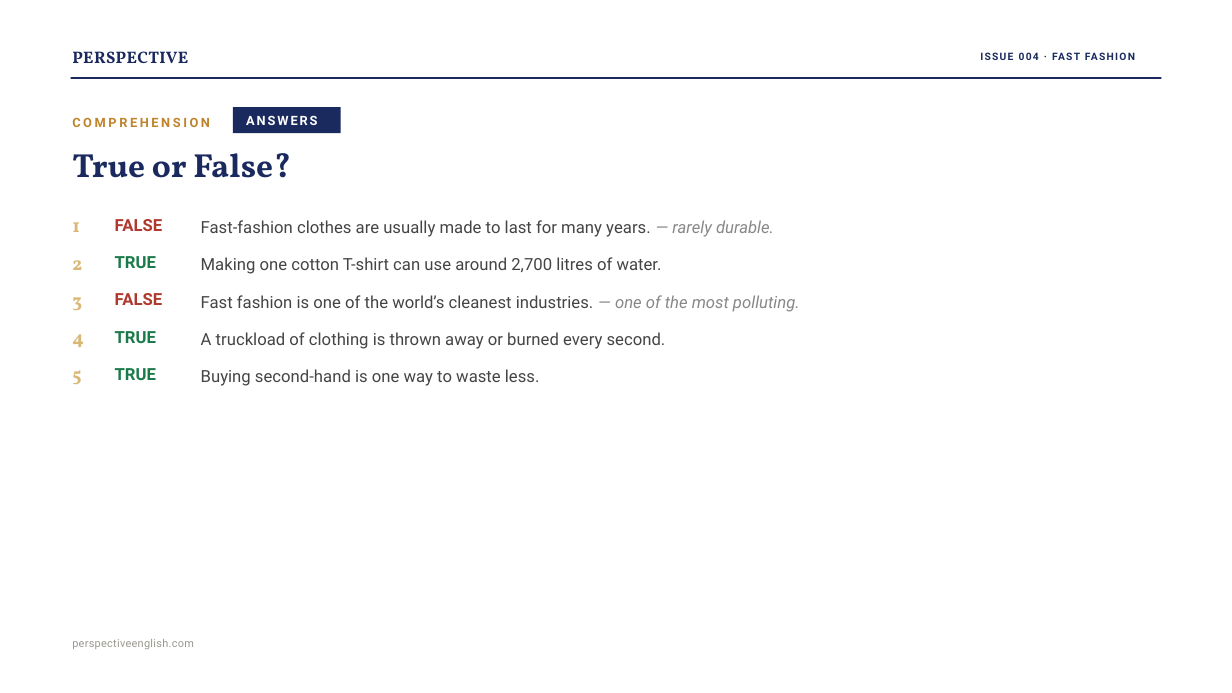
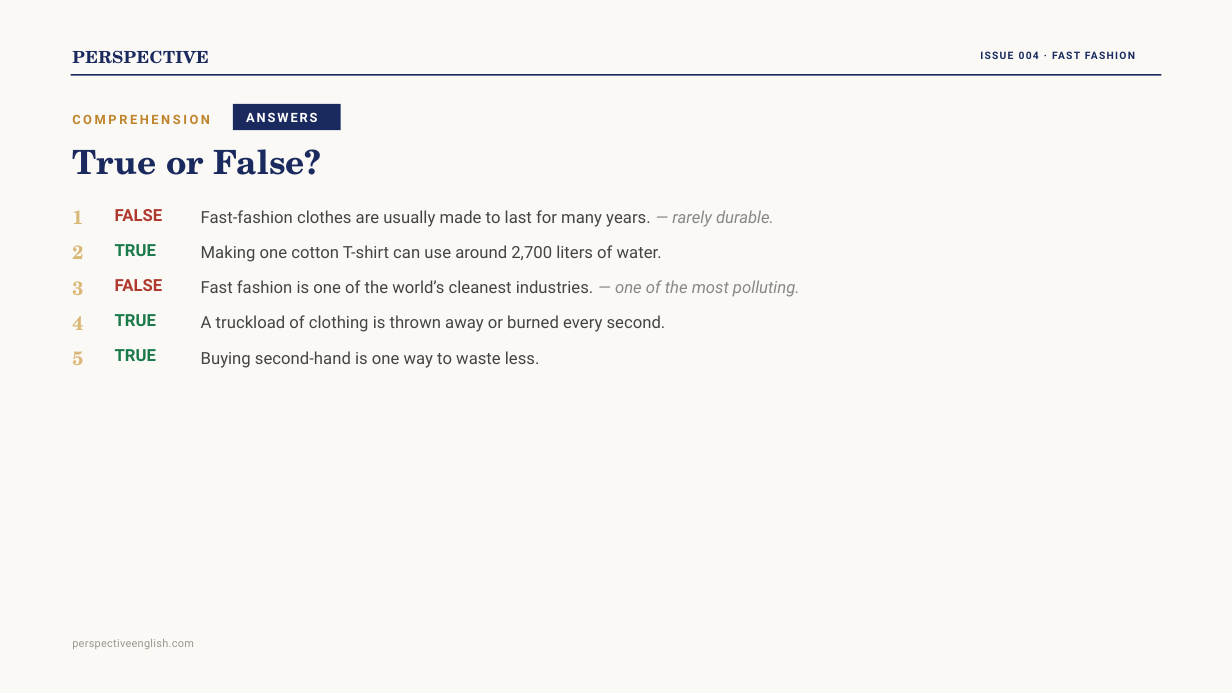
Before and after one commit to Swinka85/perspective-english, a slide deck: slide 9 of downloads/issue004-ppt.pptx. Drawn at 1232x693 pixels with LibreOffice and Linux fonts; fonts in the diff are those of the drawing. Boxes give left, top, right and bottom in pixels: in the first picture for what was removed or moved away, otherwise in the second. Text is boxed around its words. In the diff, an @@ line names an element or a change of style, - is before the commit and + after.

```diff
--- a/downloads/issue004-ppt.pptx
+++ b/downloads/issue004-ppt.pptx
@@ background #FFFFFF to #FAF9F6 @@
@@ text "1": place and size @@
-text "1" at bbox=[72, 222, 80, 232]
+text "1" at bbox=[72, 210, 83, 224]
@@ text "2": place and size @@
-text "2" at bbox=[72, 260, 82, 270]
+text "2" at bbox=[72, 245, 83, 259]
@@ 3 texts: place and size @@
-3 texts at bbox=[115, 219, 774, 268]
+3 texts at bbox=[115, 209, 774, 256]
@@ text at bbox=[201, 245, 662, 262]: text changed @@
-Making one cotton T-shirt can use around 2,700 litres of water.
+Making one cotton T-shirt can use around 2,700 liters of water.
@@ text "3": place and size @@
-text "3" at bbox=[72, 297, 82, 310]
+text "3" at bbox=[72, 281, 83, 295]
@@ text "4": place and size @@
-text "4" at bbox=[72, 334, 84, 347]
+text "4" at bbox=[72, 316, 83, 330]
@@ 4 texts: place and size @@
-4 texts at bbox=[115, 293, 800, 349]
+4 texts at bbox=[115, 279, 800, 332]
@@ font Vollkorn to TeX Gyre Schola in 7 elements at bbox=[72, 50, 209, 64], bbox=[72, 149, 322, 175], bbox=[72, 210, 83, 224], bbox=[72, 245, 83, 259], bbox=[72, 281, 83, 295], bbox=[72, 316, 83, 330], bbox=[72, 351, 83, 365] @@
@@ text "5": place and size @@
-text "5" at bbox=[72, 370, 81, 384]
+text "5" at bbox=[72, 351, 83, 365]
@@ text "TRUE": place and size @@
-text "TRUE" at bbox=[115, 368, 156, 380]
+text "TRUE" at bbox=[115, 349, 156, 361]
@@ text "Buying second-hand is one way ...": place and size @@
-text "Buying second-hand is one way ..." at bbox=[201, 369, 540, 386]
+text "Buying second-hand is one way ..." at bbox=[201, 351, 540, 368]
```
Also in this commit, not shown: 15 other slides changed, 5 other files.
